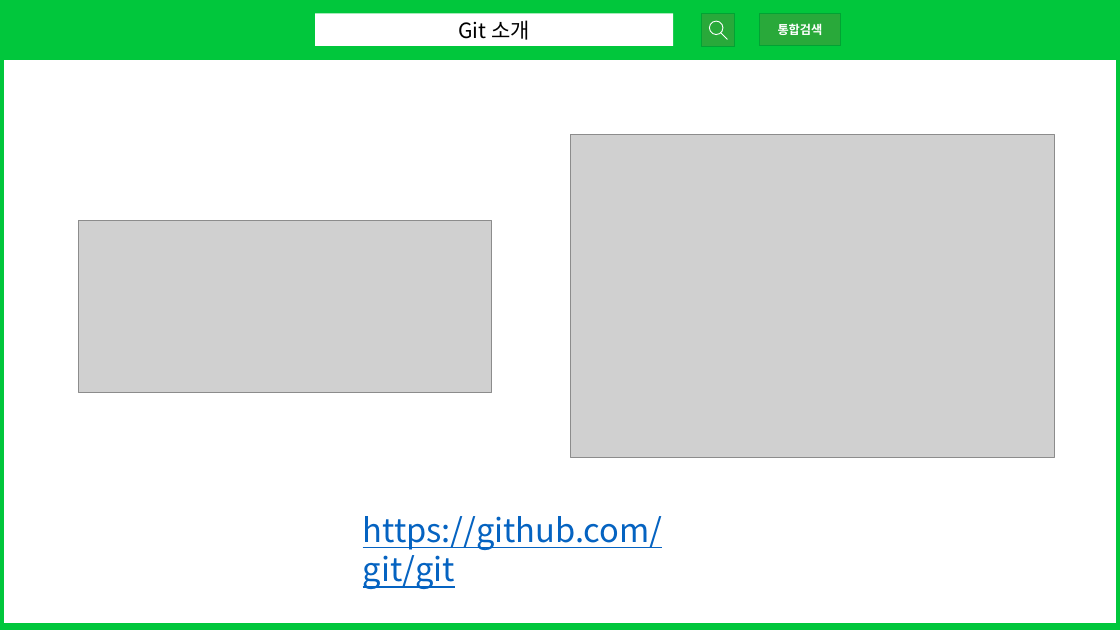
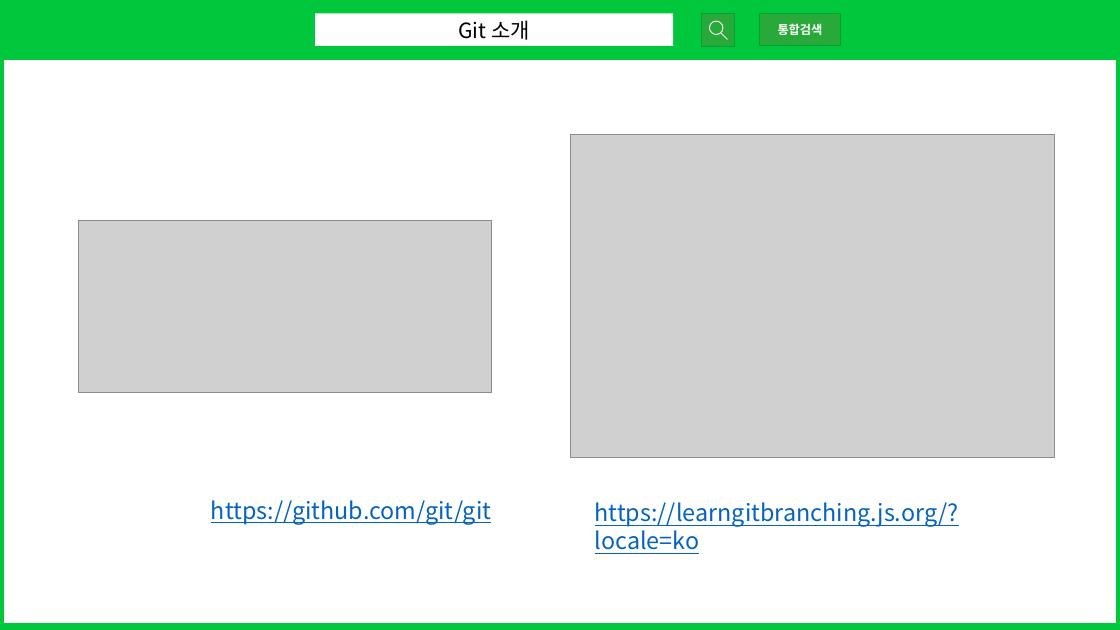
Before and after one commit to yukyung841/git_github_training, a slide deck: slide 3 of docs/git-seminar-pt.pptx. Drawn at 1120x630 pixels with LibreOffice and Linux fonts; fonts in the diff are those of the drawing; grey boxes stand for pictures. Boxes give left, top, right and bottom in pixels: in the first picture for what was removed or moved away, otherwise in the second. Text is boxed around its words. In the diff, an @@ line names an element or a change of style, - is before the commit and + after.

```diff
--- a/docs/git-seminar-pt.pptx
+++ b/docs/git-seminar-pt.pptx
@@ text "https://github.com/git/git": place and size @@
-text "https://github.com/git/git" at <box>363,516,663,589</box>
+text "https://github.com/git/git" at <box>211,500,491,525</box>
@@ text "https://github.com/git/git" at <box>211,500,491,525</box>: size 28 to 20 pt @@
@@ text added at <box>595,502,959,554</box>, 20 pt, text #0563C1, underline @@
+https://learngitbranching.js.org/?locale=ko
```
Also in this commit, not shown: 6 other slides changed, 3 slides added, 13 other files.
